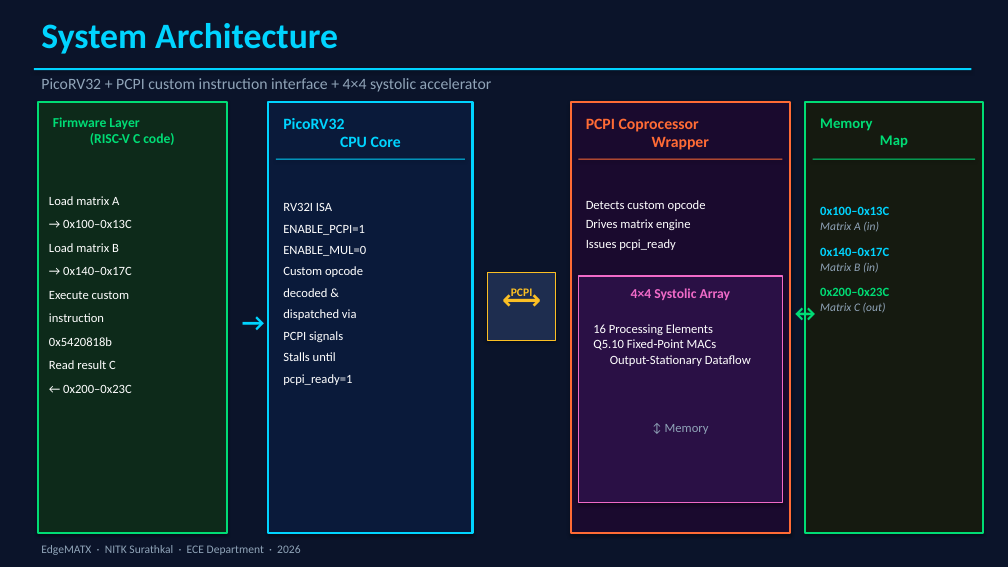
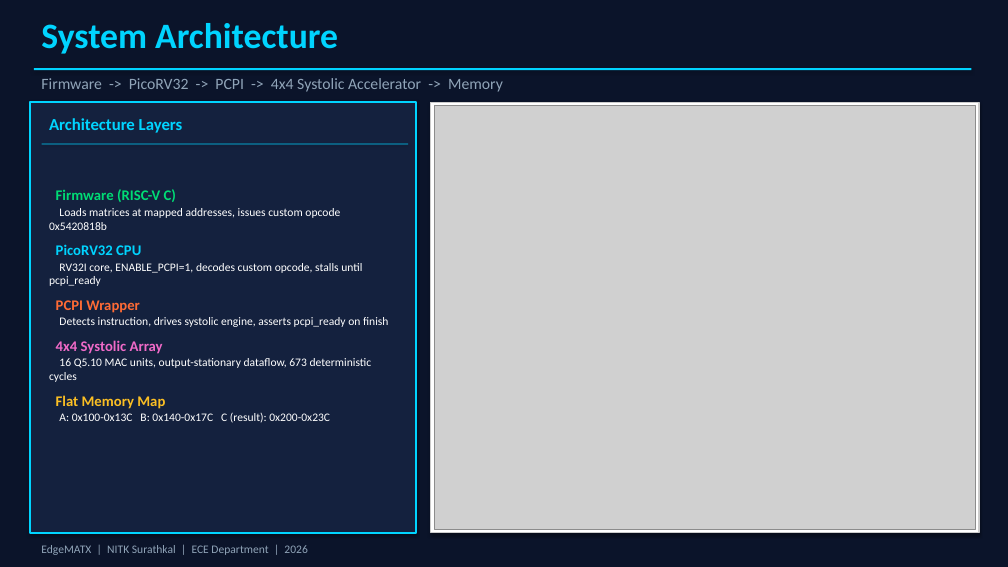
Before and after one commit to Quicksilver008/TinyML-Accelerator, a slide deck: slide 6 of docs/major/EdgeMATX_presentation.pptx (slide 4 before the commit). Drawn at 1008x567 pixels with LibreOffice and Linux fonts; fonts in the diff are those of the drawing; grey boxes stand for pictures. Boxes give left, top, right and bottom in pixels: in the first picture for what was removed or moved away, otherwise in the second. Text is boxed around its words. In the diff, an @@ line names an element or a change of style, - is before the commit and + after.

Commit message:
rename report to midsem, add EdgeMATX slides, update firmware.hex

```diff
--- a/docs/major/EdgeMATX_presentation.pptx
+++ b/docs/major/EdgeMATX_presentation.pptx
@@ text at (41, 78, 503, 92): text changed @@
-PicoRV32 + PCPI custom instruction interface + 4×4 systolic accelerator
+Firmware -> PicoRV32 -> PCPI -> 4x4 Systolic Accelerator -> Memory
@@ rectangle: place and size @@
-rectangle at (38, 102, 227, 533)
+rectangle at (30, 102, 416, 533)
@@ rectangle at (30, 102, 416, 533): fill #0D2A1A to #14213E; outline #00DC75 1.5 pt to #00D4FF 1.5 pt @@
@@ text at (49, 118, 183, 133): text changed; size 13 to 16 pt; text colour #00DC75 to #00D4FF @@
-Firmware Layer
-(RISC-V C code)
+Architecture Layers
@@ text removed at (283, 118, 401, 147) @@
-PicoRV32
-CPU Core
@@ rectangle: place and size @@
-rectangle at (268, 102, 473, 533)
+rectangle at (431, 102, 979, 533)
@@ rectangle at (431, 102, 979, 533): fill #0A1A3A to #FFFFFF; outline #00D4FF 2 pt to #CCCCCC 1 pt @@
@@ picture added at (435, 106, 975, 529) @@
@@ rectangle removed at (571, 102, 790, 533) @@
@@ text removed at (586, 118, 709, 150) @@
-PCPI Coprocessor
-Wrapper
@@ rectangle removed at (805, 102, 983, 533) @@
@@ text removed at (820, 118, 872, 131) @@
-Memory
-Map
@@ rectangle: place and size @@
-rectangle at (276, 159, 465, 160)
+rectangle at (42, 144, 408, 144)
@@ rectangle removed at (578, 159, 783, 160) @@
@@ rectangle removed at (813, 159, 975, 160) @@
@@ text added at (49, 189, 388, 423), 11 pt, text #FFFFFF @@
+Firmware (RISC-V C)
+Loads matrices at mapped addresses, issues custom opcode 0x5420818b
+PicoRV32 CPU
+RV32I core, ENABLE_PCPI=1, decodes custom opcode, stalls until pcpi_ready
+PCPI Wrapper
+Detects instruction, drives systolic engine, asserts pcpi_ready on finish
+4x4 Systolic Array
+16 Q5.10 MAC units, output-stationary dataflow, 673 deterministic cycles
+Flat Memory Map
+A: 0x100-0x13C B: 0x140-0x17C C (result): 0x200-0x23C
@@ text removed at (283, 203, 366, 385) @@
-RV32I ISA
-ENABLE_PCPI=1
-ENABLE_MUL=0
-Custom opcode
-decoded &
-dispatched via
-PCPI signals
-Stalls until
-pcpi_ready=1
@@ text removed at (586, 200, 706, 250) @@
-Detects custom opcode
-Drives matrix engine
-Issues pcpi_ready
@@ text removed at (820, 206, 889, 313) @@
-0x100–0x13C
-Matrix A (in)
-0x140–0x17C
-Matrix B (in)
-0x200–0x23C
-Matrix C (out)
@@ text removed at (49, 220, 132, 393) @@
-Load matrix A
-→ 0x100–0x13C
-Load matrix B
-→ 0x140–0x17C
-Execute custom
-instruction
-0x5420818b
-Read result C
-← 0x200–0x23C
@@ text removed at (480, 278, 563, 320) @@
-⟷
@@ rectangle removed at (488, 272, 556, 340) @@
@@ text removed at (511, 288, 532, 296) @@
-PCPI
@@ rectangle removed at (578, 276, 783, 503) @@
@@ text removed at (631, 288, 731, 300) @@
-4×4 Systolic Array
@@ text removed at (783, 295, 828, 333) @@
-↔
@@ text removed at (234, 302, 272, 340) @@
-→
@@ text removed at (593, 324, 751, 366) @@
-16 Processing Elements
-Q5.10 Fixed-Point MACs
-Output-Stationary Dataflow
@@ text removed at (665, 424, 709, 434) @@
-↕ Memory
@@ text at (41, 545, 307, 555): text changed @@
-EdgeMATX · NITK Surathkal · ECE Department · 2026
+EdgeMATX | NITK Surathkal | ECE Department | 2026
```
Also in this commit, not shown: 14 other slides changed, 2 slides added, 6 other files.
